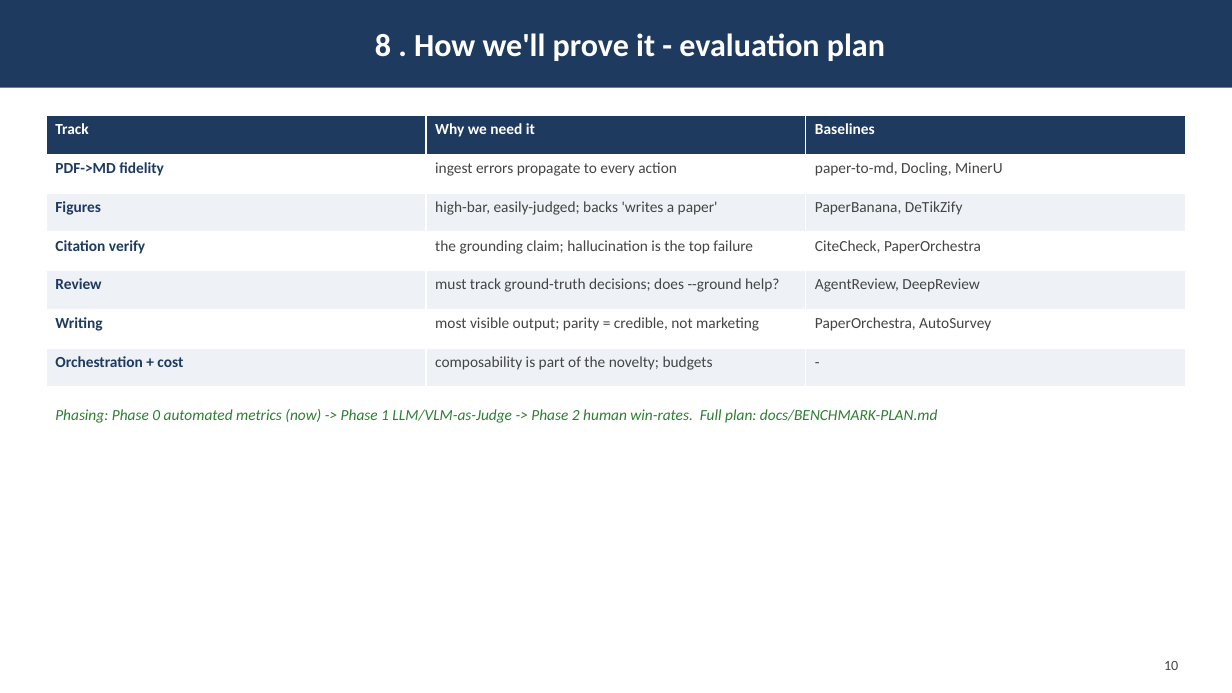
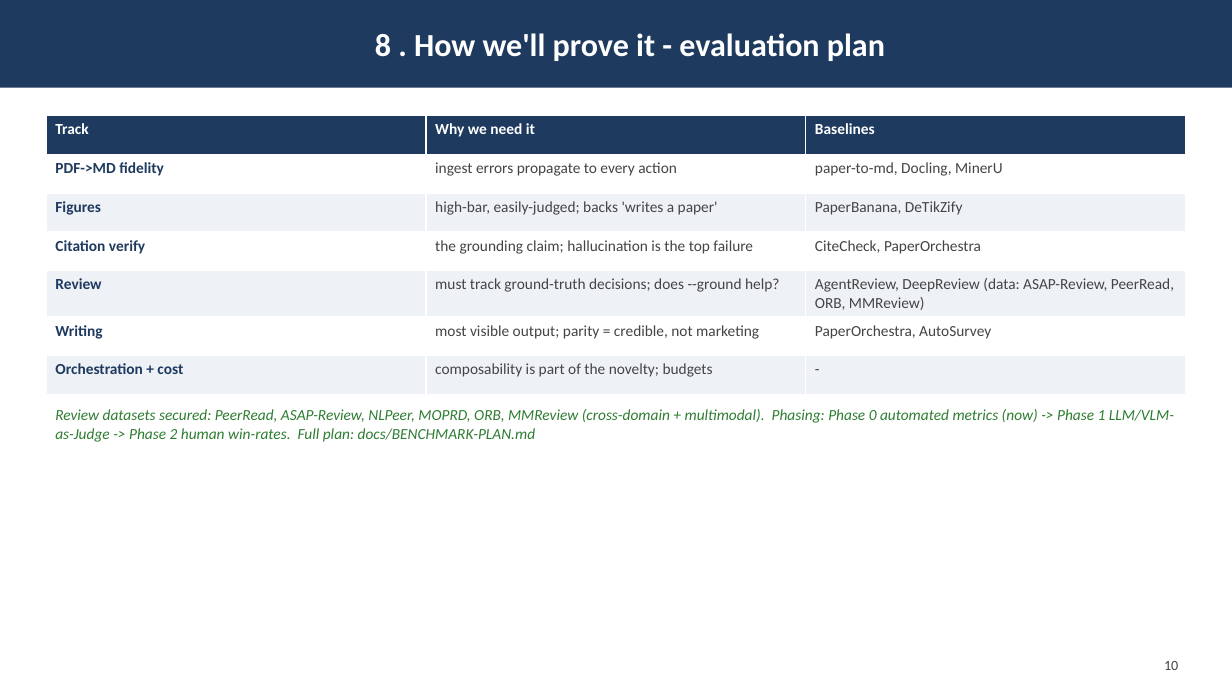
Before and after one commit to iowarp/clio-author, a slide deck: slide 11 of docs/AUTHOR.pptx. Drawn at 1232x693 pixels with LibreOffice and Linux fonts; fonts in the diff are those of the drawing. Boxes give left, top, right and bottom in pixels: in the first picture for what was removed or moved away, otherwise in the second. Text is boxed around its words. In the diff, an @@ line names an element or a change of style, - is before the commit and + after.

```diff
--- a/docs/AUTHOR.pptx
+++ b/docs/AUTHOR.pptx
@@ table at <box>46,116,1186,387</box> @@
-row 5, column 3: AgentReview, DeepReview
+row 5, column 3: AgentReview, DeepReview (data: ASAP-Review, PeerRead, ORB, MMReview)
@@ text at <box>55,409,1174,442</box>: text changed @@
-Phasing: Phase 0 automated metrics (now) -> Phase 1 LLM/VLM-as-Judge -> Phase 2 human win-rates. Full plan: docs/BENCHMARK-PLAN.md
+Review datasets secured: PeerRead, ASAP-Review, NLPeer, MOPRD, ORB, MMReview (cross-domain + multimodal). Phasing: Phase 0 automated metrics (now) -> Phase 1 LLM/VLM-as-Judge -> Phase 2 human win-rates. Full plan: docs/BENCHMARK-PLAN.md
```
Also in this commit, not shown: 5 other slides changed, 17 other files.
